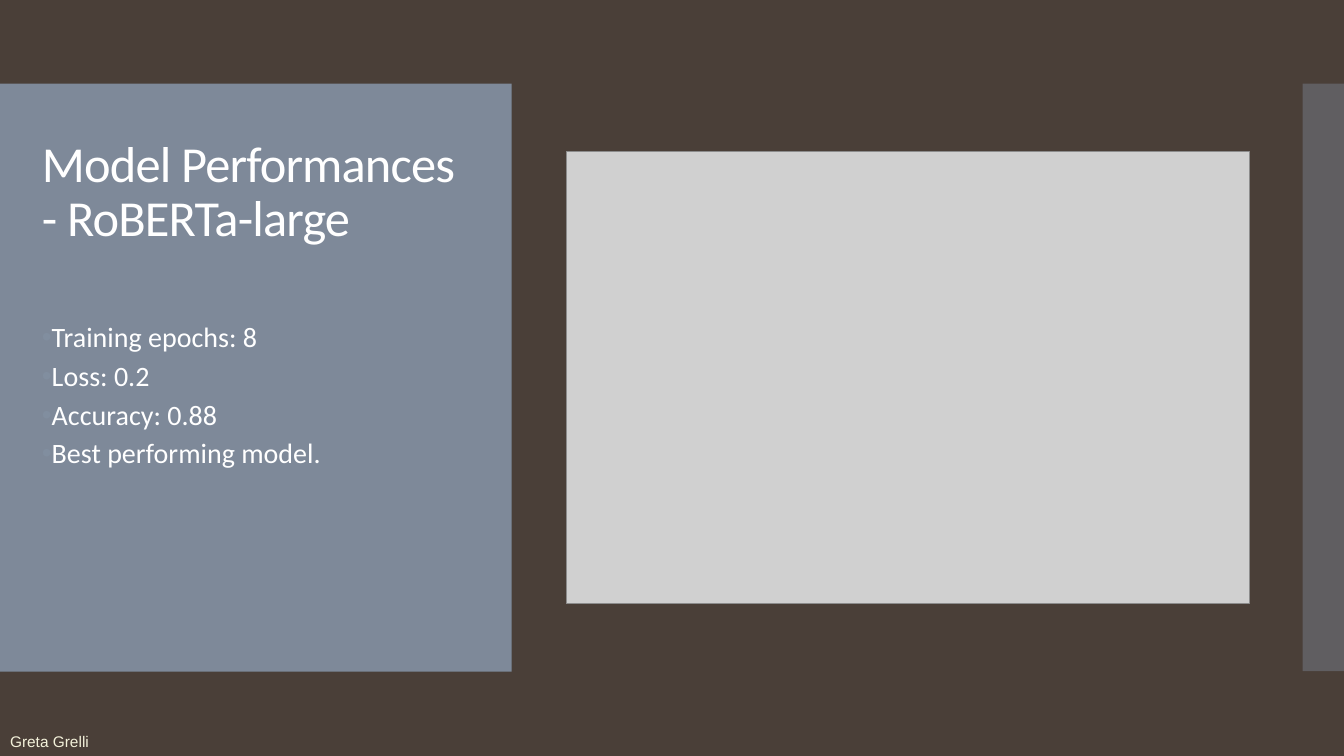
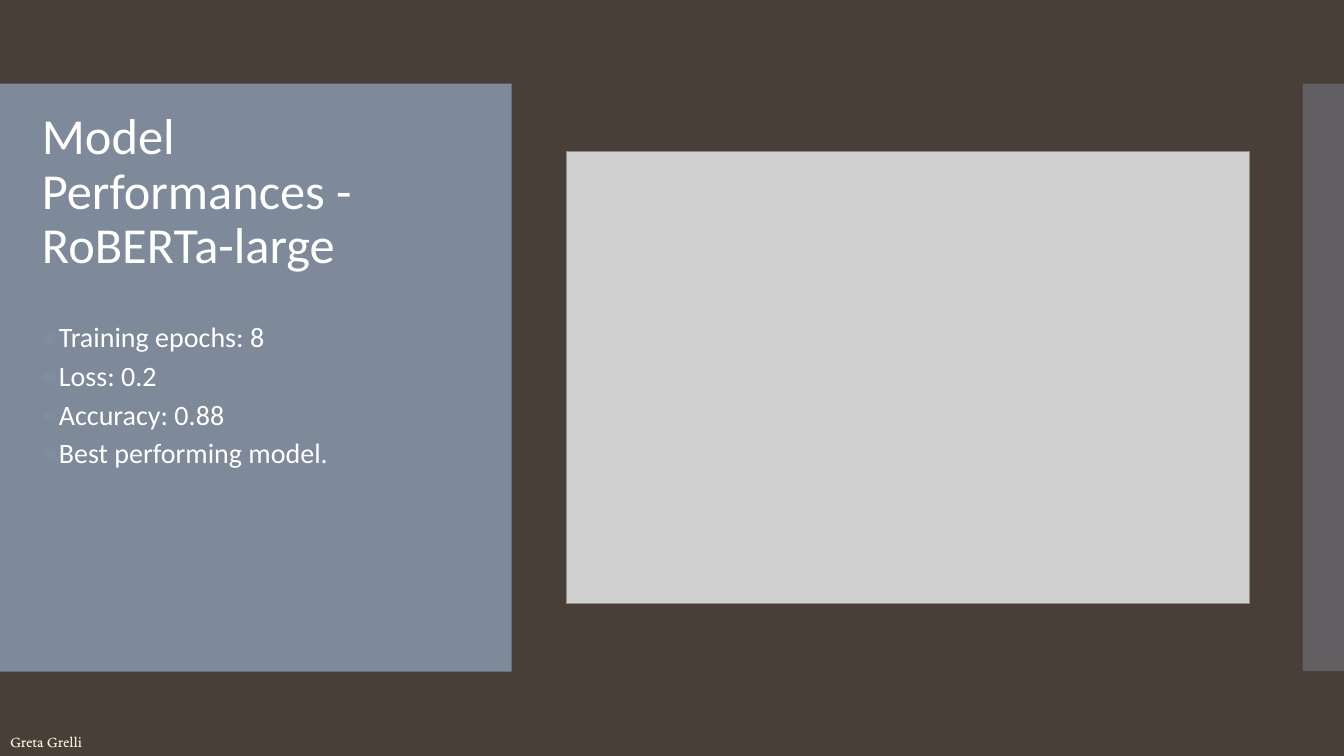
Before and after one commit to Aiecco/BERT-Based-Classification-of-Populist-Discourse, a slide deck: slide 11 of Binary Classification of Populist Speech.pptx (slide 12 before the commit). Drawn at 1344x756 pixels with LibreOffice and Linux fonts; fonts in the diff are those of the drawing; grey boxes stand for pictures. Boxes give left, top, right and bottom in pixels: in the first picture for what was removed or moved away, otherwise in the second. Text is boxed around its words. In the diff, an @@ line names an element or a change of style, - is before the commit and + after.

```diff
--- a/Binary Classification of Populist Speech.pptx
+++ b/Binary Classification of Populist Speech.pptx
@@ title "Model Performances - RoBERTa-large" at (42, 119, 335, 272): letter spacing -0.6 to 0 pt @@
@@ text "Training epochs: 8" at (59, 327, 327, 468): bullet • to ● @@
@@ text "Greta Grelli" at (10, 736, 82, 748): font Arial to EB Garamond, text colour #F3F1DA to #F3F1D7 @@
```
Also in this commit, not shown: 12 other slides changed.
